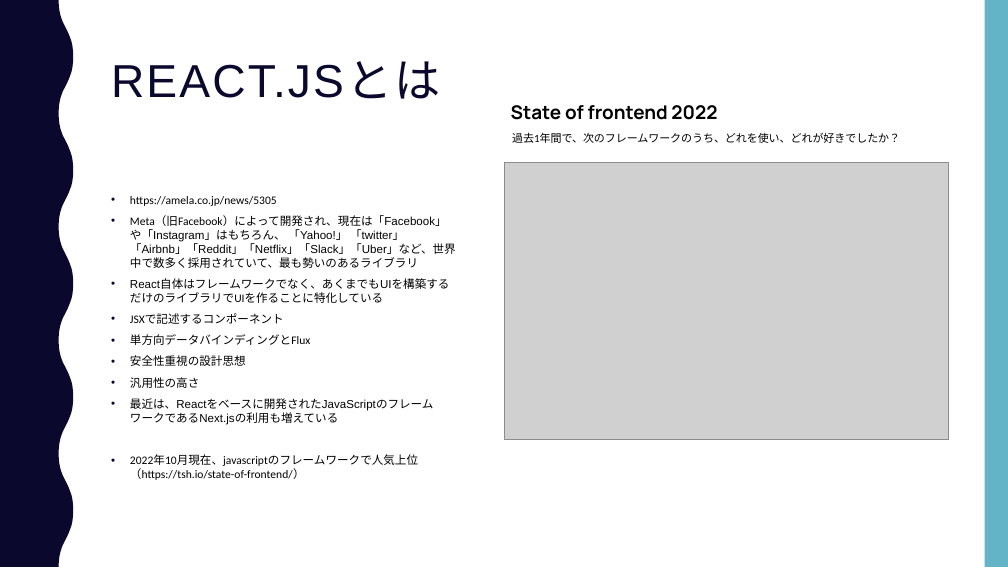
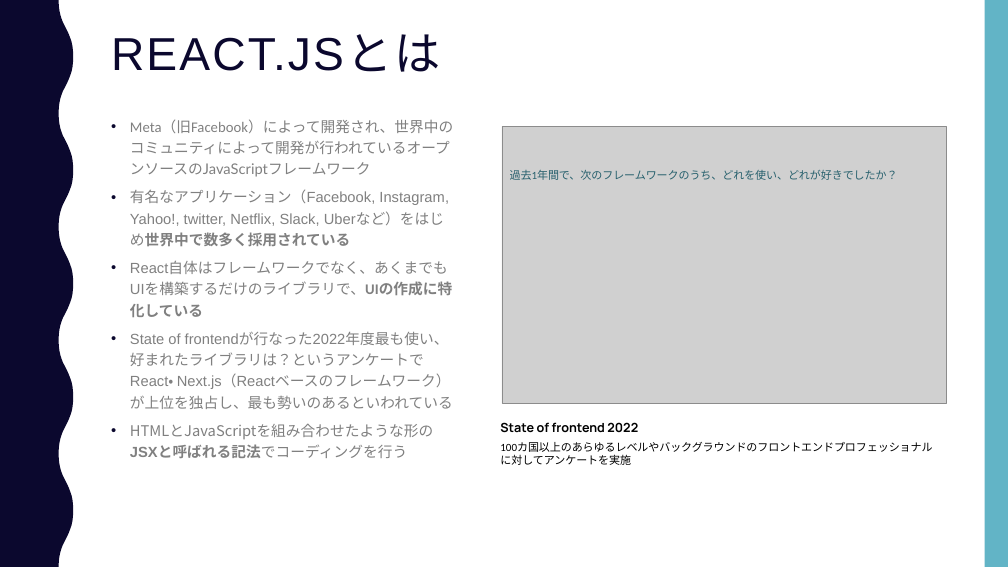
Before and after one commit to yo0o0oy/prac-program, a slide deck: slide 2 of javascript/react/mbo/pfc-calculator/doc/summary.pptx. Drawn at 1008x567 pixels with LibreOffice and Linux fonts; fonts in the diff are those of the drawing; grey boxes stand for pictures. Boxes give left, top, right and bottom in pixels: in the first picture for what was removed or moved away, otherwise in the second. Text is boxed around its words. In the diff, an @@ line names an element or a change of style, - is before the commit and + after.

```diff
--- a/javascript/react/mbo/pfc-calculator/doc/summary.pptx
+++ b/javascript/react/mbo/pfc-calculator/doc/summary.pptx
@@ text "REACT.JSとは": place and size @@
-text "REACT.JSとは" at bbox=[111, 61, 441, 99]
+text "REACT.JSとは" at bbox=[111, 34, 441, 72]
@@ text at bbox=[130, 119, 453, 409]: text changed; size 11 to 14 pt; text colour #000000 to #808080 @@
-• https://amela.co.jp/news/5305
-• Meta（旧Facebook）によって開発され、現在は「Facebook」や「Instagram」はもちろん、 「Yahoo!」 「twitter」 「Airbnb」「Reddit」「Netflix」「Slack」「Uber」など、世界中で数多く採用されていて、最も勢いのあるライブラリ
-• React自体はフレームワークでなく、あくまでもUIを構築するだけのライブラリでUIを作ることに特化している
-• JSXで記述するコンポーネント
-• 単方向データバインディングとFlux
-• 安全性重視の設計思想
-• 汎用性の高さ
-• 最近は、Reactをベースに開発されたJavaScriptのフレームワークであるNext.jsの利用も増えている
-• 2022年10月現在、javascriptのフレームワークで人気上位（https://tsh.io/state-of-frontend/）
+• Meta（旧Facebook）によって開発され、世界中のコミュニティによって開発が行われているオープンソースのJavaScriptフレームワーク
+• 有名なアプリケーション（Facebook, Instagram, Yahoo!, twitter, Netflix, Slack, Uberなど）をはじめ世界中で数多く採用されている
+• React自体はフレームワークでなく、あくまでもUIを構築するだけのライブラリで、UIの作成に特化している
+• State of frontendが行なった2022年度最も使い、好まれたライブラリは？というアンケートでReact・ Next.js（Reactベースのフレームワーク）が上位を独占し、最も勢いのあるといわれている
+• HTMLとJavaScriptを組み合わせたような形のJSXと呼ばれる記法でコーディングを行う
@@ picture: place and size @@
-picture at bbox=[505, 163, 949, 439]
+picture at bbox=[502, 126, 946, 403]
@@ text "過去1年間で、次のフレームワークのうち、どれを使い、どれが好きでしたか？": place and size @@
-text "過去1年間で、次のフレームワークのうち、どれを使い、どれが好きでしたか？" at bbox=[512, 132, 900, 143]
+text "過去1年間で、次のフレームワークのうち、どれを使い、どれが好きでしたか？" at bbox=[510, 170, 898, 180]
@@ text "過去1年間で、次のフレームワークのうち、どれを使い、どれが好きでしたか？" at bbox=[510, 170, 898, 180]: text colour #000000 to #27606D @@
@@ text "State of frontend 2022": place and size @@
-text "State of frontend 2022" at bbox=[511, 105, 717, 120]
+text "State of frontend 2022" at bbox=[500, 422, 638, 433]
@@ text "State of frontend 2022" at bbox=[500, 422, 638, 433]: size 18 to 12 pt @@
@@ text added at bbox=[493, 436, 946, 470], 10.5 pt, text #000000 @@
+100カ国以上のあらゆるレベルやバックグラウンドのフロントエンドプロフェッショナルに対してアンケートを実施
```
Also in this commit, not shown: 5 other slides changed, 1 other file.
